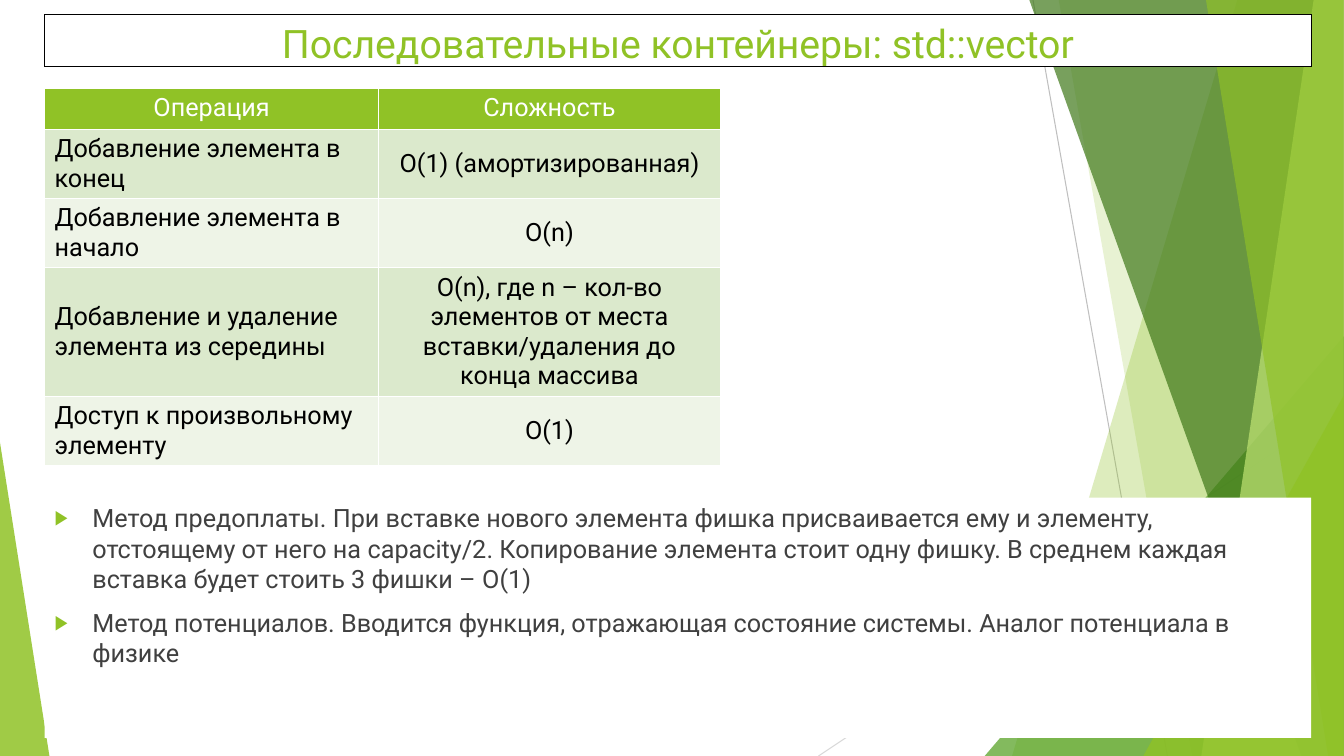
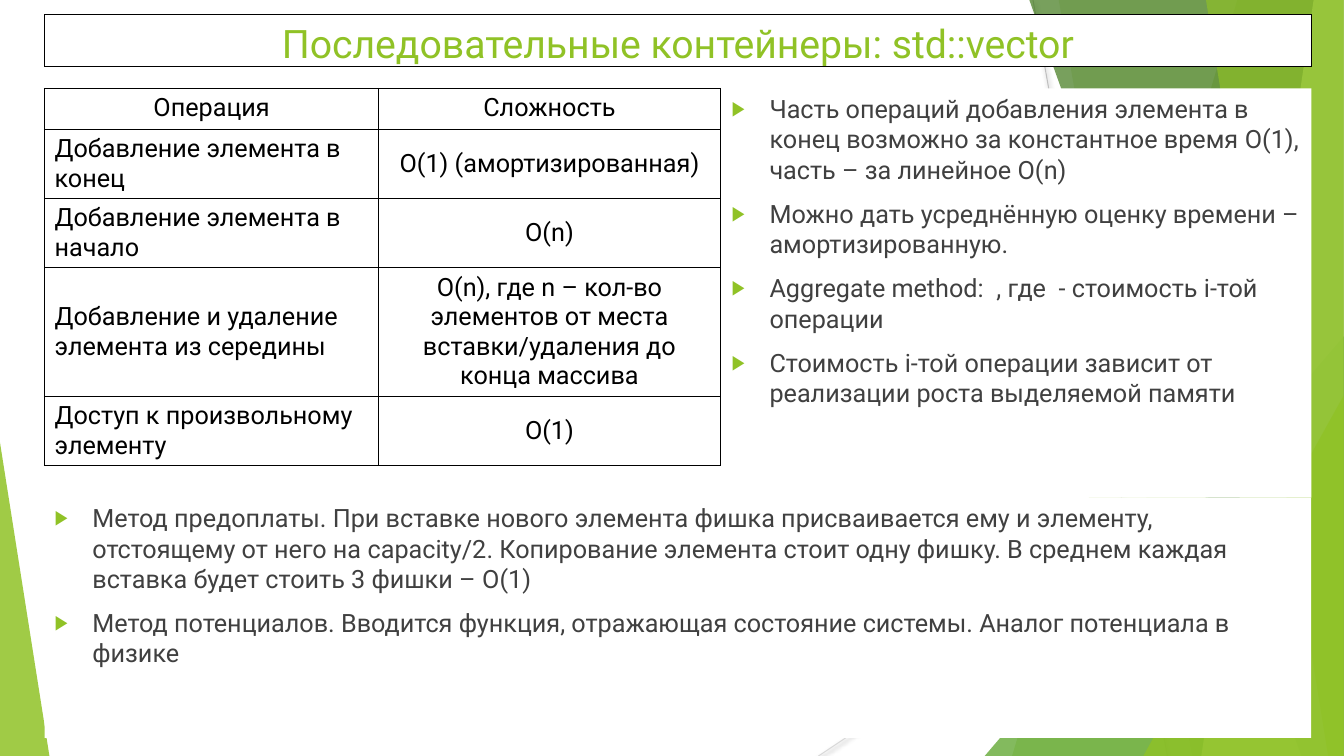
Before and after one commit to WhiteCatStudies/lectures, a slide deck: slide 4 of pt2/lectures/lecture2/lecture2.pptx. Drawn at 1344x756 pixels with LibreOffice and Linux fonts; fonts in the diff are those of the drawing; grey boxes stand for pictures. Boxes give left, top, right and bottom in pixels: in the first picture for what was removed or moved away, otherwise in the second. Text is boxed around its words. In the diff, an @@ line names an element or a change of style, - is before the commit and + after.

Commit message:
Pt2 lecture2 and lecture6 presentations minor fixes

```diff
--- a/pt2/lectures/lecture2/lecture2.pptx
+++ b/pt2/lectures/lecture2/lecture2.pptx
@@ table at box(44, 89, 721, 473) @@
@@ fill #90C226 to none in row 1 @@
@@ fill #DBE9CD to none in 4 cells @@
@@ fill #EEF4E8 to none in 4 cells @@
@@ text colour #FFFFFF to #000000 in "Операция", "Сложность" @@
@@ borders changed @@
@@ text added at box(722, 89, 1312, 498), fill #FFFFFF, 18 pt, text #404040 @@
+▶ Часть операций добавления элемента в конец возможно за константное время O(1), часть – за линейное О(n)
+▶ Можно дать усреднённую оценку времени – амортизированную.
+▶ Aggregate method: , где - стоимость i-той операции
+▶ Стоимость i-той операции зависит от реализации роста выделяемой памяти
```
Also in this commit, not shown: 7 other slides changed, 2 other files.
